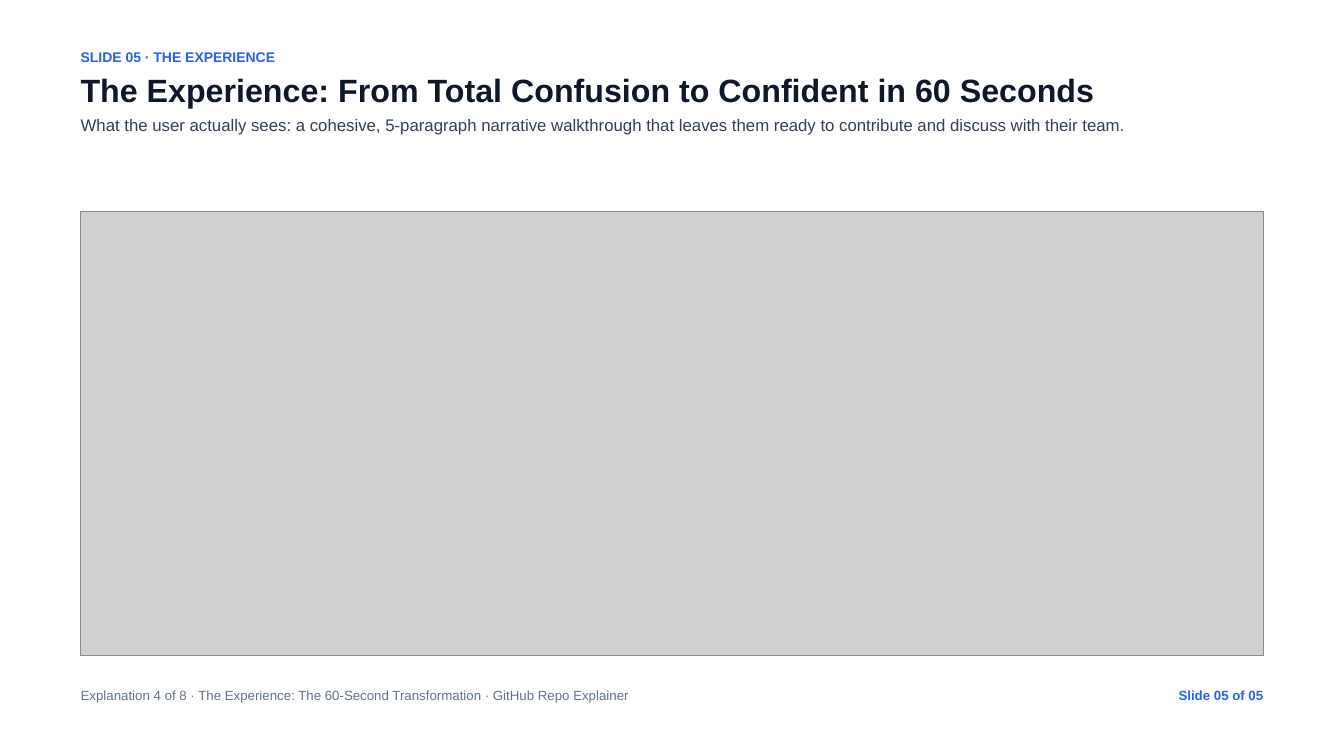
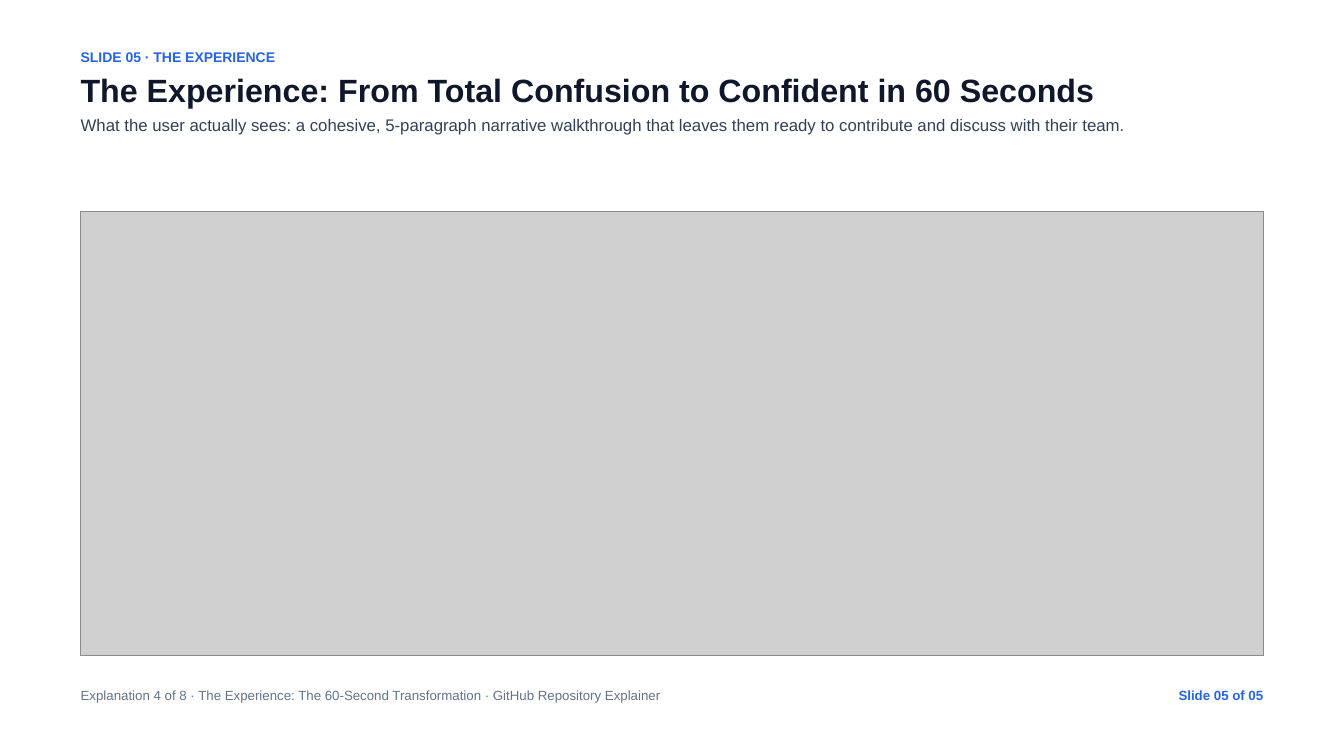
Before and after one commit to agrwl-utkarsh/mini2, a slide deck: slide 5 of presentation.pptx. Drawn at 1344x756 pixels with LibreOffice and Linux fonts; fonts in the diff are those of the drawing; grey boxes stand for pictures. Boxes give left, top, right and bottom in pixels: in the first picture for what was removed or moved away, otherwise in the second. Text is boxed around its words. In the diff, an @@ line names an element or a change of style, - is before the commit and + after.

Commit message:
Replace 'repo' with full word 'repository' across UI, API, presentation, and synopsis

```diff
--- a/presentation.pptx
+++ b/presentation.pptx
@@ text at (x1=81, y1=690, x2=660, y2=703): text changed @@
-Explanation 4 of 8 · The Experience: The 60-Second Transformation · GitHub Repo Explainer
+Explanation 4 of 8 · The Experience: The 60-Second Transformation · GitHub Repository Explainer
```
Also in this commit, not shown: 4 other slides changed, 7 other files.
